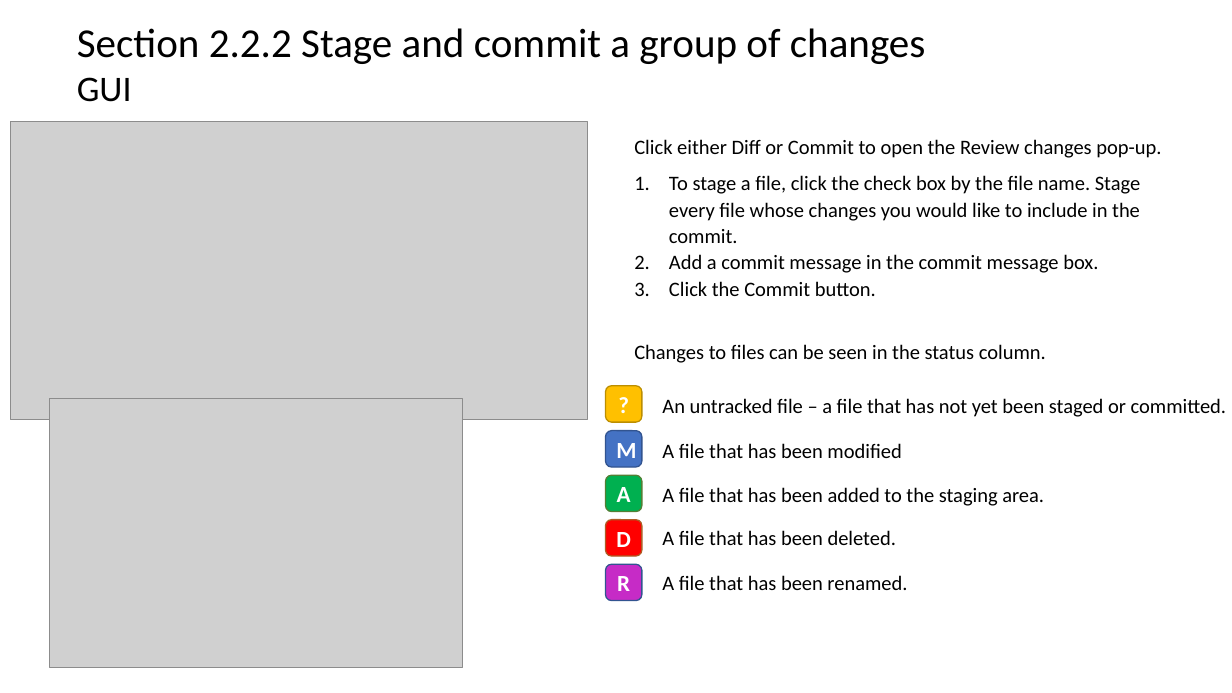
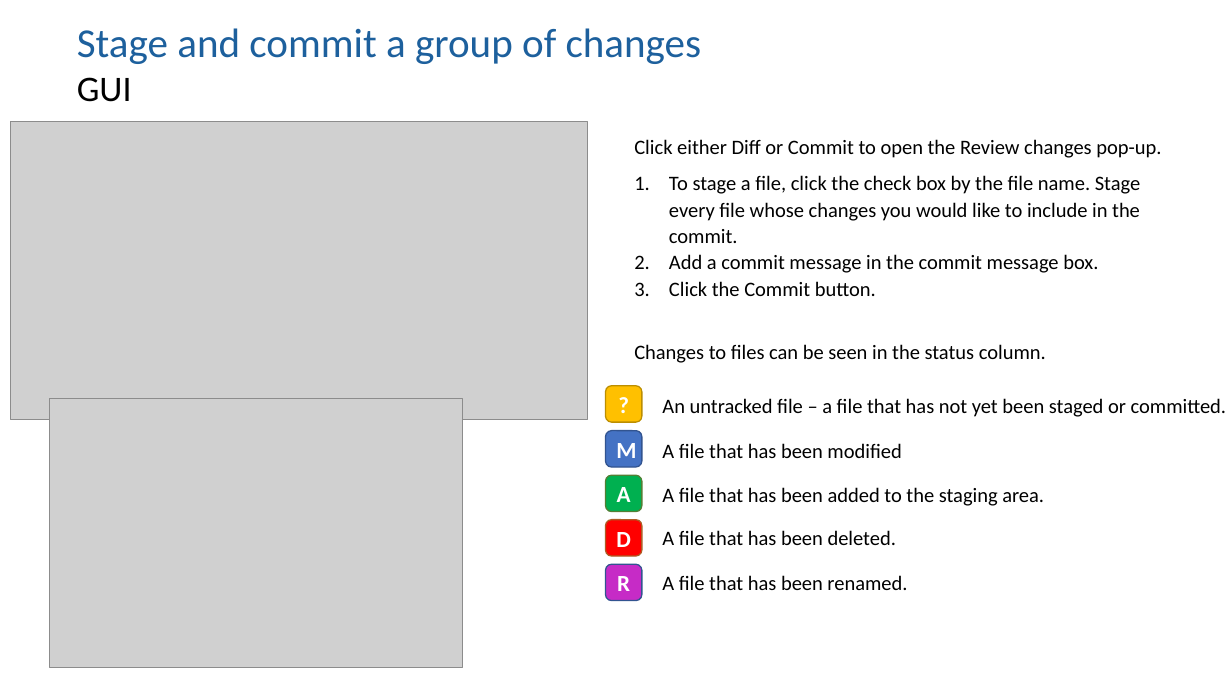
Before and after one commit to moj-analytical-services/intro_to_github_training, a slide deck: slide 11 of GitGitHub slides.pptx (slide 10 before the commit). Drawn at 1232x693 pixels with LibreOffice and Linux fonts; fonts in the diff are those of the drawing; grey boxes stand for pictures. Boxes give left, top, right and bottom in pixels: in the first picture for what was removed or moved away, otherwise in the second. Text is boxed around its words. In the diff, an @@ line names an element or a change of style, - is before the commit and + after.

```diff
--- a/GitGitHub slides.pptx
+++ b/GitGitHub slides.pptx
@@ title at [77, 28, 702, 64]: text changed; text colour #000000 to #1D609D @@
-Section 2.2.2 Stage and commit a group of changes
+Stage and commit a group of changes
```
Also in this commit, not shown: 11 other slides changed, 4 slides added, 3 slides removed.
